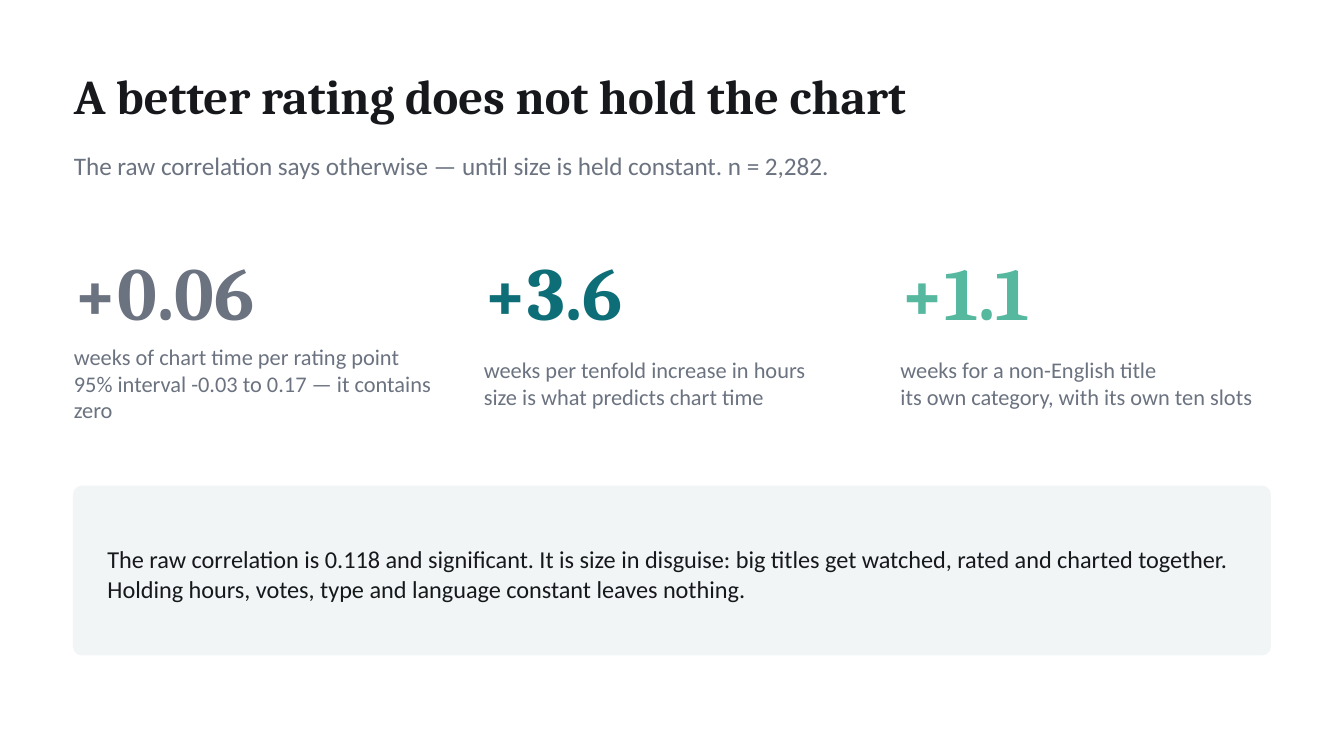
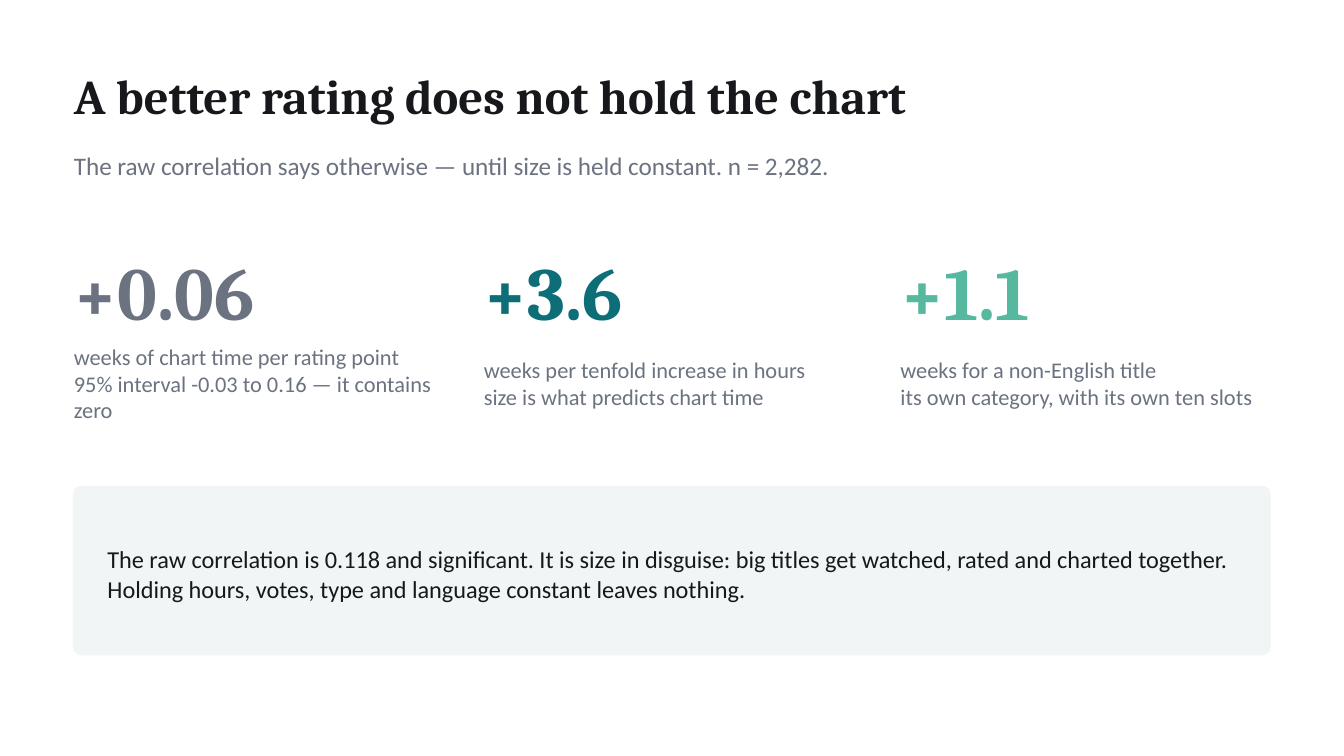
Before and after one commit to EileenIp/streaming-engagement, a slide deck: slide 8 of deliverables/streaming-engagement-deck.pptx. Drawn at 1344x756 pixels with LibreOffice and Linux fonts; fonts in the diff are those of the drawing. Boxes give left, top, right and bottom in pixels: in the first picture for what was removed or moved away, otherwise in the second. Text is boxed around its words. In the diff, an @@ line names an element or a change of style, - is before the commit and + after.

```diff
--- a/deliverables/streaming-engagement-deck.pptx
+++ b/deliverables/streaming-engagement-deck.pptx
@@ text at [74,376,431,418]: text changed @@
-95% interval -0.03 to 0.17 — it contains zero
+95% interval -0.03 to 0.16 — it contains zero
```
Also in this commit, not shown: 2 slides added, 1 slide removed, 5 other files.
